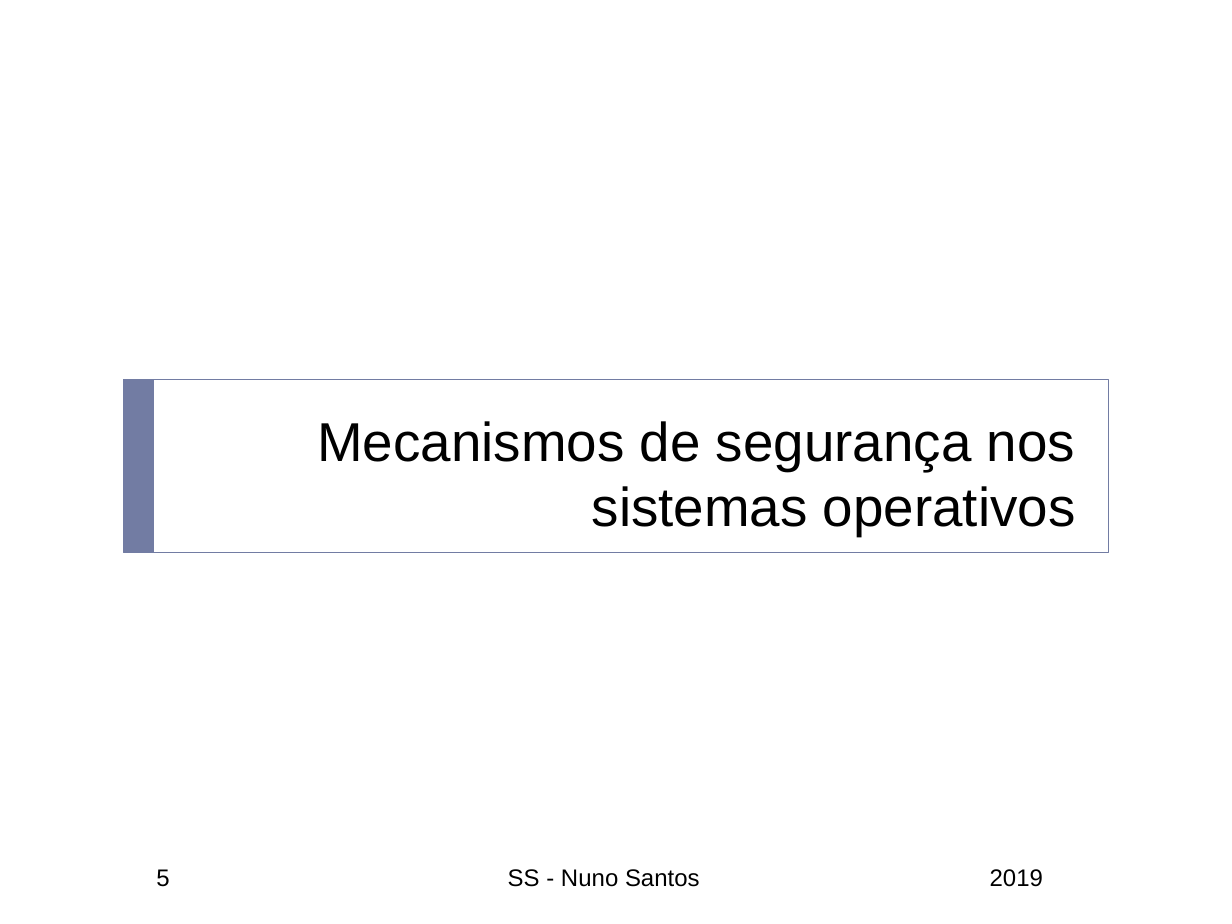
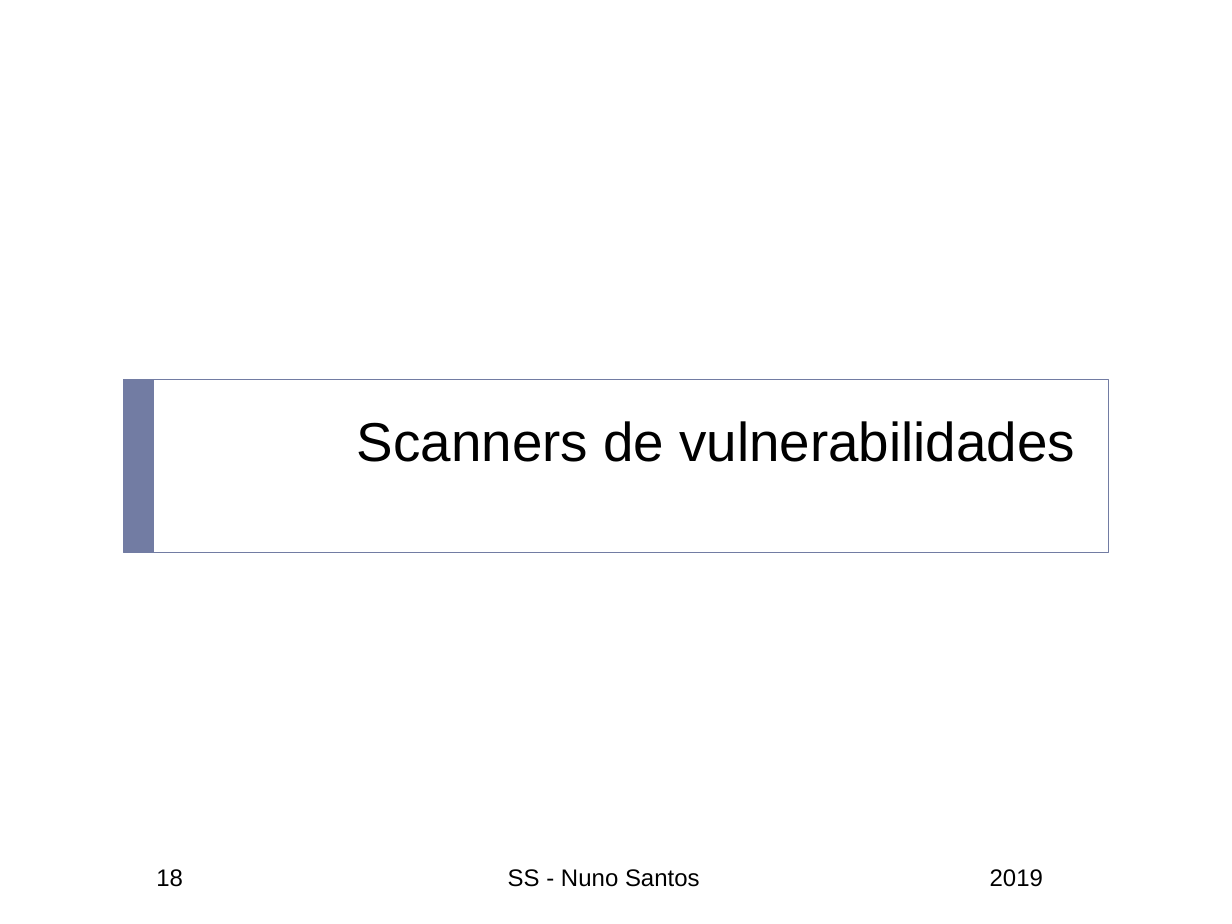
Before and after one commit to nuno-santos/acite2019, a slide deck: slide 18 of teoricas/acite2019-06-auditoria_teste.pptx (slide 5 before the commit). Drawn at 1232x924 pixels with LibreOffice and Linux fonts; fonts in the diff are those of the drawing; background and template pictures are left out. Boxes give left, top, right and bottom in pixels: in the first picture for what was removed or moved away, otherwise in the second. Text is boxed around its words. In the diff, an @@ line names an element or a change of style, - is before the commit and + after.

```diff
--- a/teoricas/acite2019-06-auditoria_teste.pptx
+++ b/teoricas/acite2019-06-auditoria_teste.pptx
@@ title at <box>357,421,1075,462</box>: text changed @@
-Mecanismos de segurança nos sistemas operativos
+Scanners de vulnerabilidades
@@ page number at <box>156,869,183,887</box>: text changed @@
-5
+18
```
Also in this commit, not shown: 9 other slides changed, 13 slides added, 1 slide removed.
